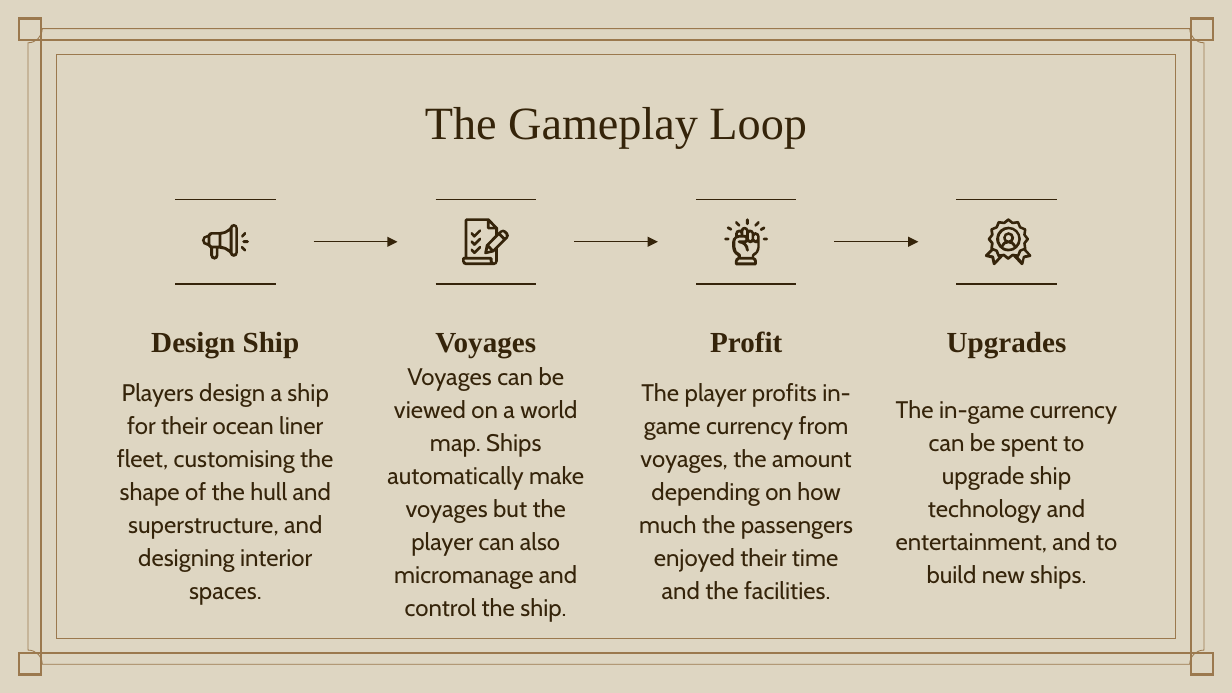
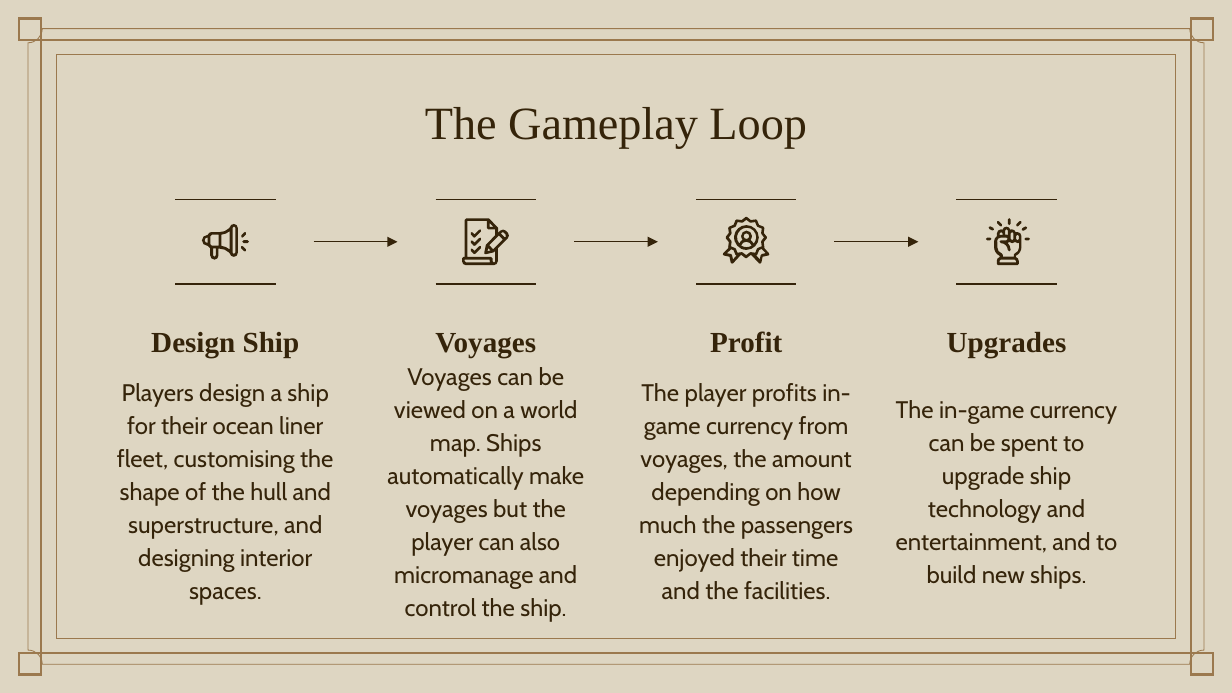
Before and after one commit to LyciaStenson/OceanLinerTycoon, a slide deck: slide 4 of Documents/Ocean Liner Tycoon Pitch.pptx. Drawn at 1232x693 pixels with LibreOffice and Linux fonts; fonts in the diff are those of the drawing; background and template pictures are left out. Boxes give left, top, right and bottom in pixels: in the first picture for what was removed or moved away, otherwise in the second. Text is boxed around its words. In the diff, an @@ line names an element or a change of style, - is before the commit and + after.

Commit message:
Swapped two icons

```diff
--- a/Documents/Ocean Liner Tycoon Pitch.pptx
+++ b/Documents/Ocean Liner Tycoon Pitch.pptx
@@ freeform shape: place and size @@
-freeform shape at [984,218,1031,265]
+freeform shape at [722,217,769,264]
@@ freeform shape: place and size @@
-freeform shape at [995,227,1021,251]
+freeform shape at [733,225,759,250]
@@ freeform shape: place and size @@
-freeform shape at [763,238,769,240]
+freeform shape at [986,238,992,240]
@@ freeform shape: place and size @@
-freeform shape at [760,227,766,230]
+freeform shape at [988,227,994,230]
@@ freeform shape: place and size @@
-freeform shape at [732,227,759,265]
+freeform shape at [994,227,1021,265]
@@ freeform shape: place and size @@
-freeform shape at [754,222,760,227]
+freeform shape at [997,221,1003,225]
@@ freeform shape: place and size @@
-freeform shape at [747,218,749,225]
+freeform shape at [1008,218,1010,225]
@@ freeform shape: place and size @@
-freeform shape at [736,222,742,227]
+freeform shape at [1016,221,1023,225]
@@ freeform shape: place and size @@
-freeform shape at [727,227,733,230]
+freeform shape at [1021,227,1027,230]
@@ freeform shape: place and size @@
-freeform shape at [724,238,731,240]
+freeform shape at [1025,238,1031,240]
```
